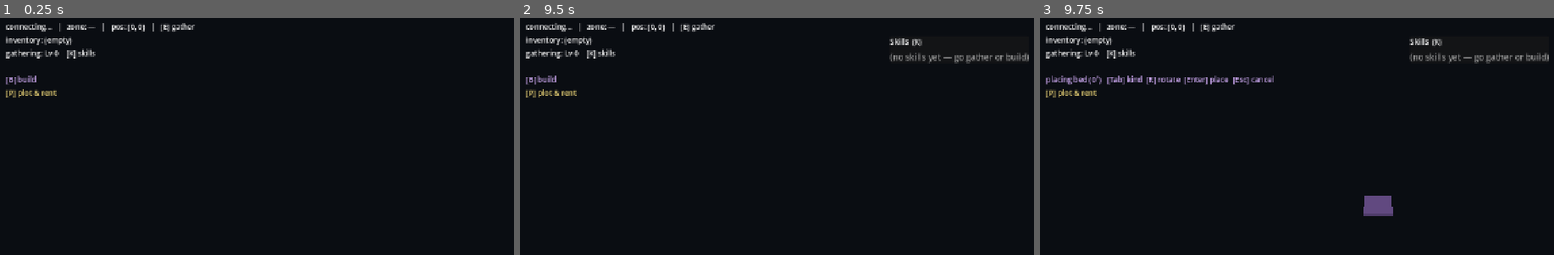
Above: before the commit, frames 1-3 (left to right).
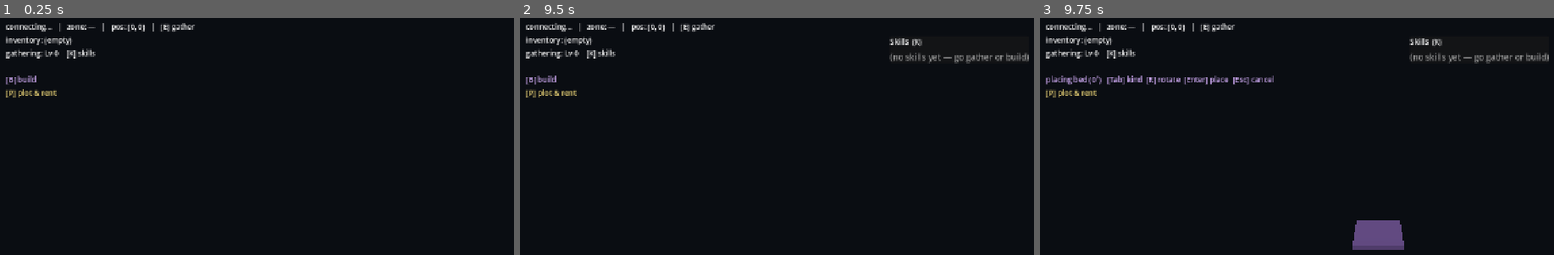
Above: after the commit, the same moments.

Repository: motagota/JESMMO
Game: Godot game, scene res://Main.tscn
The game is run twice, just before and just after one commit, with the same random seed, the same clock (stepped at 60 frames per second) and the same inputs.
Inputs (mouse positions are in pixels of both pictures, inside the frame that each line leads up to):
- Up to frame 1 (0.25 s): no input
- Up to frame 2 (9.5 s): tap Enter at 0.5, 2, 3.5 s; move the mouse to (1008, 186) at 0.52 s; hold D 0.53-1.25 s; hold F 0.53-1.25 s; click (1008, 186) at 0.67 s; tap Space at 0.77, 1.25, 2.75, 3.77, 4.25, 6.77 s; drag from (720, 224) to (outside the picture) at 1.27 s; move the mouse to (926, 122) at 2.02 s; hold D 2.03-2.75 s; hold E 2.03-2.75 s; click (926, 122) at 2.17 s; drag from (outside the picture) to (653, 148) at 2.77 s; move the mouse to (outside the picture) at 3.52 s; hold A 3.53-4.25 s; hold Tab 3.53-4.25 s; click (outside the picture) at 3.67 s; drag from (653, 148) to (756, 110) at 4.27 s; move the mouse to (890, 205) at 5.02 s; hold S 5.03-5.75 s; hold Enter 5.03-5.75 s; click (890, 205) at 5.17 s; drag from (756, 110) to (720, 224) at 5.77 s; move the mouse to (1008, 186) at 6.52 s; hold W 6.53-7.25 s; tap K at 6.6 s; click (1008, 186) at 6.67 s; drag from (720, 224) to (outside the picture) at 7.27 s; move the mouse to (926, 122) at 8.02 s; hold S 8.03-8.75 s; hold P 8.03-8.75 s; click (926, 122) at 8.17 s; drag from (outside the picture) to (653, 148) at 8.77 s
- Up to frame 3 (9.75 s): move the mouse to (outside the picture) at 9.52 s; hold W from 9.53 s (still down); hold B from 9.53 s (still down); click (outside the picture) at 9.67 s

Frames 1-2 are identical in both runs. In frame 3, 1.6% of the frame differs, in the area x 60-71%, y 75-98%.

Commit message:
Client: orbiting 3rd-person camera, camera-relative movement
Hold the right mouse button to orbit the camera around the player (mouse
stays free otherwise so the UI panels remain clickable); WASD is now
camera-relative instead of world-locked, matching the standard 3rd-person
feel now that the camera can turn. Built as a yaw/pitch pivot rig so the
camera always faces the player regardless of orbit angle, and movement
direction is derived from the same rotation the camera uses so the two can't
drift out of sync.

Co-Authored-By: Claude Sonnet 5 <noreply@anthropic.com>

Diff:
--- a/client_godot/player/LocalPlayer.gd
+++ b/client_godot/player/LocalPlayer.gd
@@ -1,5 +1,5 @@
 ## The local avatar: input -> movement, client-side prediction + reconciliation,
-## and a third-person follow camera.
+## and an orbiting third-person camera.
 ##
 ## The server is authoritative: every tick we send a `move {dx,dy}` delta AND
 ## apply it locally (prediction) so input feels instant. When an authoritative
@@ -7,6 +7,11 @@
 ## `RECONCILE_DRIFT` (e.g. after a migration, respawn, or world-edge clamp) —
 ## otherwise prediction stays smooth. This mirrors the 2D client; true input-replay
 ## reconciliation needs sequence numbers the protocol doesn't carry yet.
+##
+## Camera: hold the right mouse button to orbit (mouse stays free otherwise, so
+## clicking the UI panels still works). WASD is camera-relative — "forward"
+## always means "away from the camera" — so movement direction is recomputed
+## from the camera's current yaw every tick rather than fixed to world axes.
 class_name LocalPlayer
 extends Node3D
 
@@ -17,6 +22,11 @@
 
 const _ATTACK_COOLDOWN := 0.3 # seconds; matches the server's swing cadence
 const _CAM_SMOOTH := 8.0
+const _CAM_DISTANCE := 10.0 # how far back the camera sits from the yaw pivot
+const _CAM_HEIGHT := 1.4 # yaw pivot height (roughly chest/eye level)
+const _MOUSE_SENSITIVITY := 0.006 # radians of orbit per pixel of mouse motion
+const _PITCH_MIN := -1.31 # ~-75 deg; steepest look-down before it'd flip
+const _PITCH_MAX := 0.35 # ~20 deg; a little above level, without going overhead
 
 # Predicted authoritative position in *world* units (the source of truth we render).
 var _pos := Vector2(3200, 3200) # default at the town centre until the first snapshot
@@ -29,8 +39,16 @@
 # `set_world_size` — the pre-partition default just needs to not clamp too early.
 var _world_size := 6400.0
 
+# Camera orbit state: yaw/pitch of the rig, and whether RMB is currently held
+# (mouse is captured while looking, freed otherwise so UI panels stay clickable).
+var _cam_yaw := 0.0
+var _cam_pitch := -0.44 # ~-25 deg default, looking down at the player from behind
+var _looking := false
+
 var _mesh: MeshInstance3D
 var _camera: Camera3D
+var _cam_yaw_node: Node3D
+var _cam_pitch_node: Node3D
 
 func _ready() -> void:
 	_mesh = MeshInstance3D.new()
@@ -46,14 +64,44 @@
 	_mesh.position = Vector3(0, 1.2, 0)
 	add_child(_mesh)
 
+	# Camera rig: a yaw pivot (at head height) holding a pitch pivot, holding
+	# the camera itself at a fixed offset straight back along local Z. Because
+	# the camera has no rotation of its own, it always faces back toward the
+	# pivot's origin no matter how yaw/pitch are set — turning the rig orbits
+	# the camera around the player rather than requiring hand-derived trig.
+	_cam_yaw_node = Node3D.new()
+	_cam_yaw_node.position = Vector3(0, _CAM_HEIGHT, 0)
+	add_child(_cam_yaw_node)
+
+	_cam_pitch_node = Node3D.new()
+	_cam_yaw_node.add_child(_cam_pitch_node)
+
 	_camera = Camera3D.new()
-	_camera.position = Vector3(0, 11, 14)
-	_camera.rotation_degrees = Vector3(-38, 0, 0)
+	_camera.position = Vector3(0, 0, _CAM_DISTANCE)
 	_camera.current = true
-	add_child(_camera)
+	_cam_pitch_node.add_child(_camera)
+
+	_apply_camera_rotation()
 
 	global_position = Protocol.w2v(_pos.x, _pos.y)
 	set_process(false) # inert until the session is live
+
+func _apply_camera_rotation() -> void:
+	_cam_yaw_node.rotation.y = _cam_yaw
+	_cam_pitch_node.rotation.x = _cam_pitch
+
+## Hold the right mouse button to orbit the camera; release to get the cursor
+## back for the UI panels. Only active once the session is live.
+func _unhandled_input(event: InputEvent) -> void:
+	if not _active:
+		return
+	if event is InputEventMouseButton and event.button_index == MOUSE_BUTTON_RIGHT:
+		_looking = event.pressed
+		Input.mouse_mode = Input.MOUSE_MODE_CAPTURED if _looking else Input.MOUSE_MODE_VISIBLE
+	elif event is InputEventMouseMotion and _looking:
+		_cam_yaw -= event.relative.x * _MOUSE_SENSITIVITY
+		_cam_pitch = clampf(_cam_pitch - event.relative.y * _MOUSE_SENSITIVITY, _PITCH_MIN, _PITCH_MAX)
+		_apply_camera_rotation()
 
 ## The server's current world edge (from `partition`), so local prediction
 ## clamps to the same bound the server enforces instead of a stale default.
@@ -121,8 +169,13 @@
 	_attack_accum = 0.0
 	attack_requested.emit(int(_facing.x), int(_facing.y))
 
-## WASD / arrow keys -> a unit-ish world direction. Up (north) is -Y, matching the
-## server's coordinate convention.
+## WASD / arrow keys -> a unit-ish world direction, camera-relative: "forward"
+## (W) always means "away from the camera," whatever the current orbit yaw is.
+## Rotates the raw (forward, strafe) input by `_cam_yaw` using the same
+## `Vector3.rotated(UP, ...)` the camera rig's yaw uses, so the two stay in
+## lockstep by construction rather than by hand-matched trig signs. World y
+## maps to the 3D Z axis (matching `Protocol.w2v`), so the result reads off
+## `.x`/`.z`.
 func _input_dir() -> Vector2:
 	var v := Vector2.ZERO
 	if Input.is_physical_key_pressed(KEY_W) or Input.is_physical_key_pressed(KEY_UP):
@@ -133,7 +186,12 @@
 		v.x -= 1
 	if Input.is_physical_key_pressed(KEY_D) or Input.is_physical_key_pressed(KEY_RIGHT):
 		v.x += 1
-	return Vector2(signf(v.x), signf(v.y))
+	if v == Vector2.ZERO:
+		return v
+	var forward3 := Vector3.FORWARD.rotated(Vector3.UP, _cam_yaw)
+	var right3 := Vector3.RIGHT.rotated(Vector3.UP, _cam_yaw)
+	var world := right3 * v.x + forward3 * (-v.y)
+	return Vector2(signf(world.x), signf(world.z))
 
 func world_pos() -> Vector2:
 	return _pos
